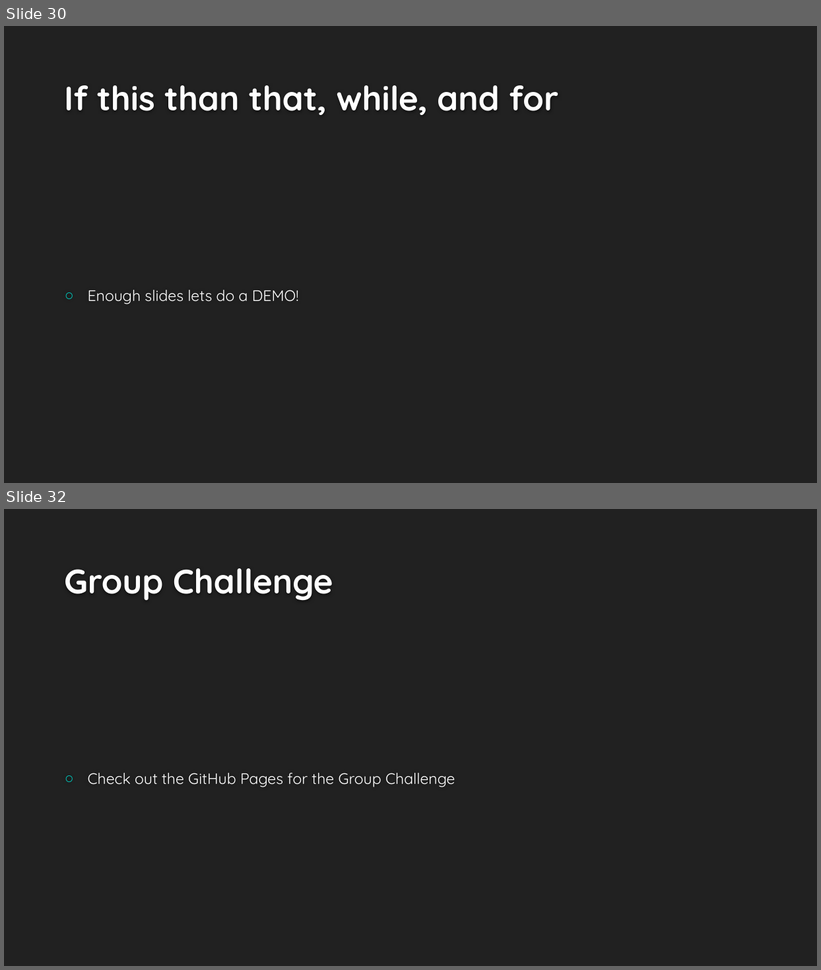
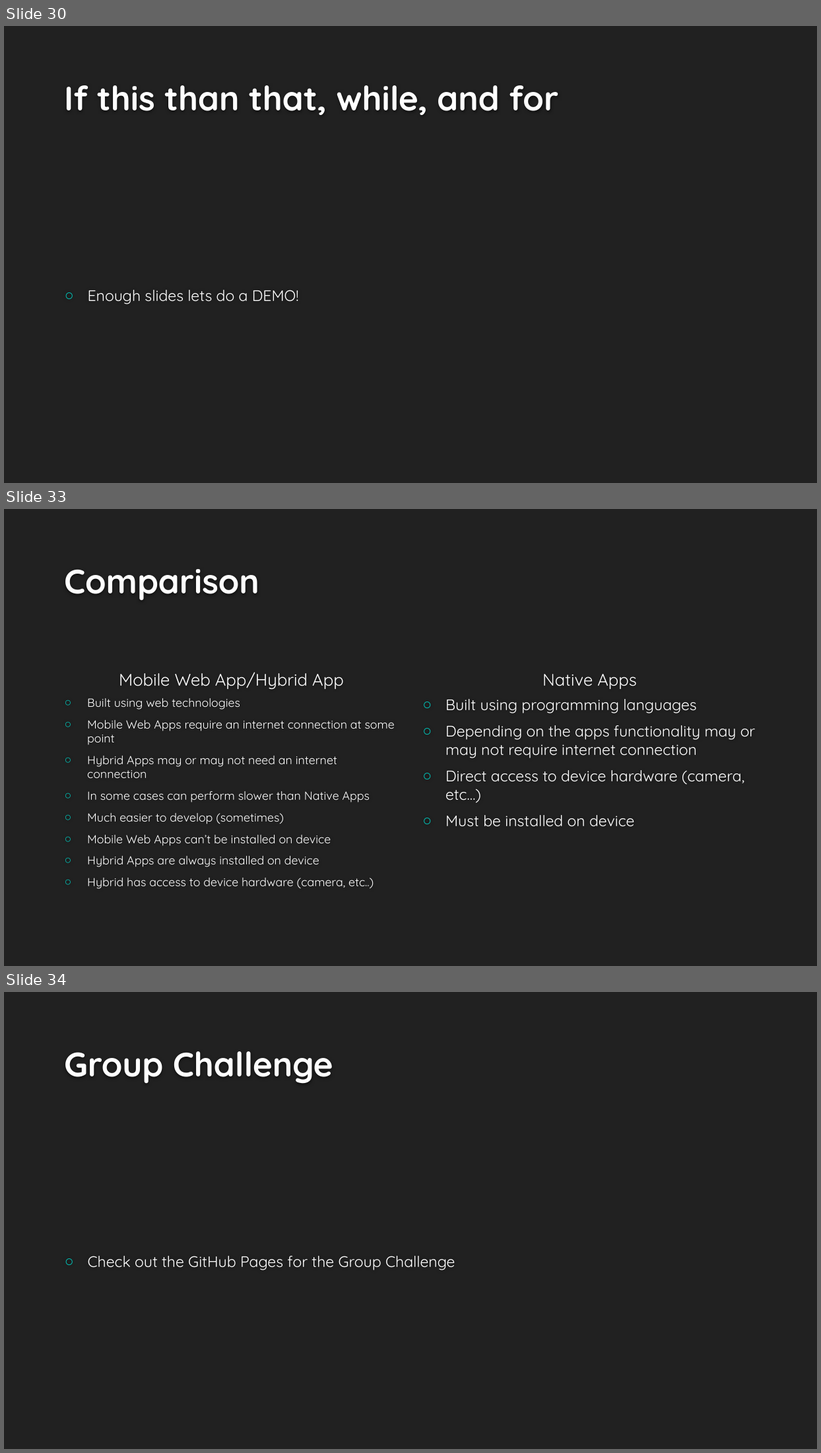
Before and after one commit to binaryfever/WNM617, a slide deck: Week One/Week1Slides.pptx. Shown one above the other, each under a label of ours: slides 30 and 32 before the commit, slides 30, 33 and 34 after it; the slides between them are not shown. The pictures are 821x970 and 821x1453 pixels, drawn with LibreOffice and Linux fonts; fonts in the diff are those of the drawing; background and template pictures are left out. Boxes give left, top, right and bottom in pixels: in the first picture for what was removed or moved away, otherwise in the second. Text is boxed around its words. In the diff, an @@ line names an element or a change of style, - is before the commit and + after.

Commit message:
Added slide
Added a slide about the differences between mobile, hybrid, and native
applications

```diff
--- a/Week One/Week1Slides.pptx
+++ b/Week One/Week1Slides.pptx
@@ slide 33 added at (4,509,817,966), background #212121 @@
@@ title added at (64,569,259,600), 40 pt, text #FEFEFE, bold @@
+Comparison
@@ text added at (119,672,344,689), 20 pt, text #FFFFFF @@
+Mobile Web App/Hybrid App
@@ text added at (543,674,637,689), 20 pt, text #FFFFFF @@
+Native Apps
@@ text added at (87,698,395,889), 13.9 pt, text #FFFFFF @@
+○ Built using web technologies
+○ Mobile Web Apps require an internet connection at some point
+○ Hybrid Apps may or may not need an internet connection
+○ In some cases can perform slower than Native Apps
+○ Much easier to develop (sometimes)
+○ Mobile Web Apps can’t be installed on device
+○ Hybrid Apps are always installed on device
+○ Hybrid has access to device hardware (camera, etc..)
@@ text added at (446,699,756,758), 18 pt, text #FFFFFF @@
+○ Built using programming languages
+○ Depending on the apps functionality may or may not require internet connection
+○ Direct access to device hardware (camera, etc…)
+○ Must be installed on device
@@ what was slide 32 is now slide 34 @@
```
Also in this commit, not shown: 2 other slides added, 1 slide removed.
